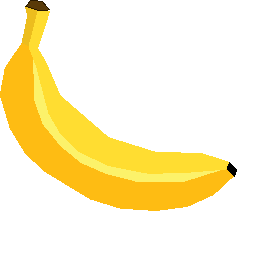
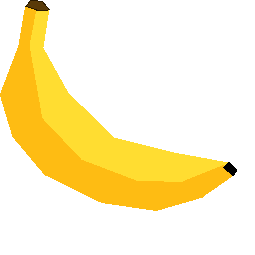
Layers edited between the first and the second 255 x 255 image:
renamed "Handle" to "Top End", moved it above "Bottom End" over [25, 7, 49, 11]
renamed "End" to "Bottom End", moved it above "Banana", painted on it over [223, 162, 236, 177]
removed layer "Banana 4" from group "Banana" over [22, 7, 37, 46]
painted on "Banana 3" over [29, 11, 234, 196]
painted on "Banana 2" over [0, 7, 220, 211]
painted on "Banana 1" over [0, 10, 234, 211]